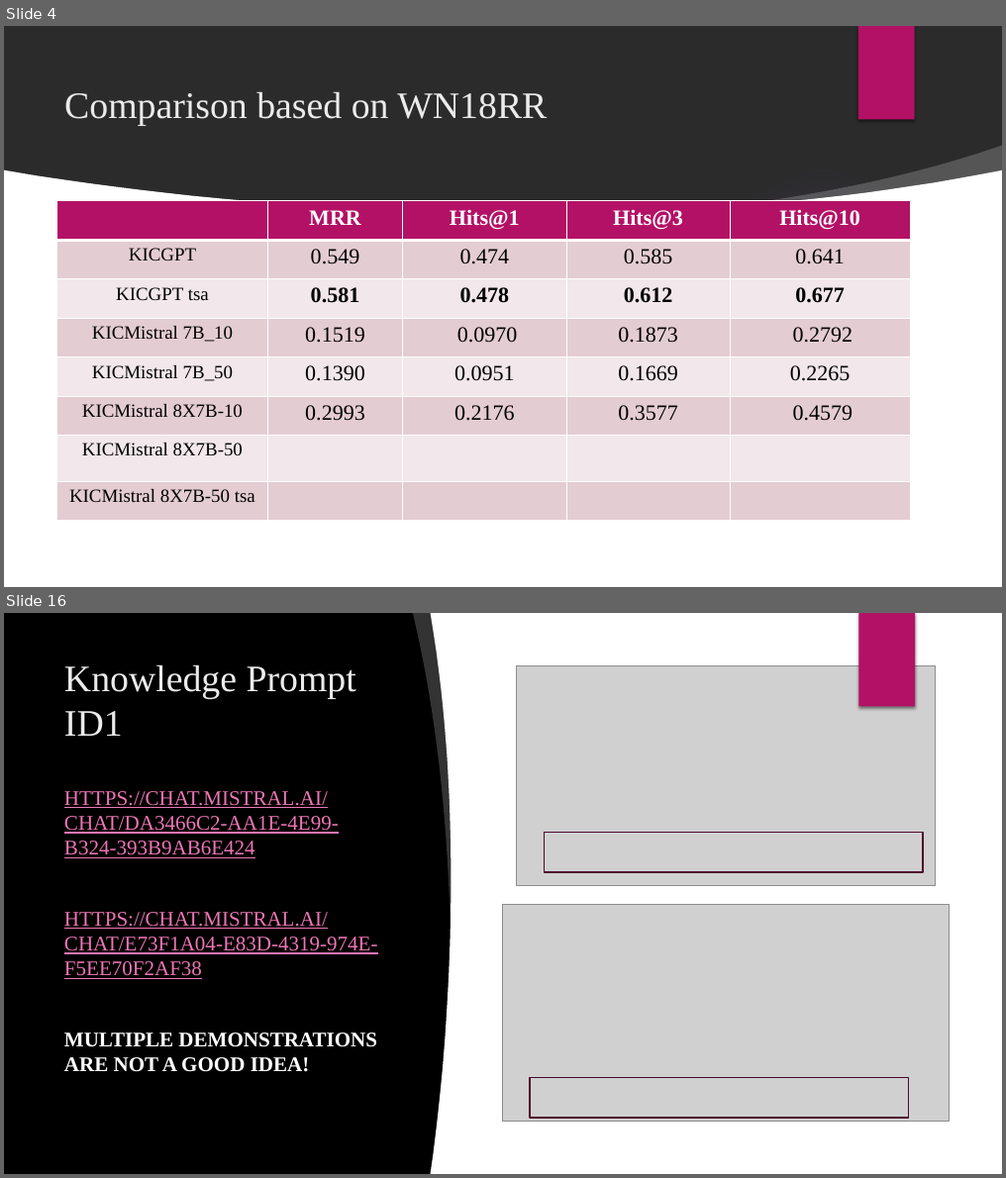
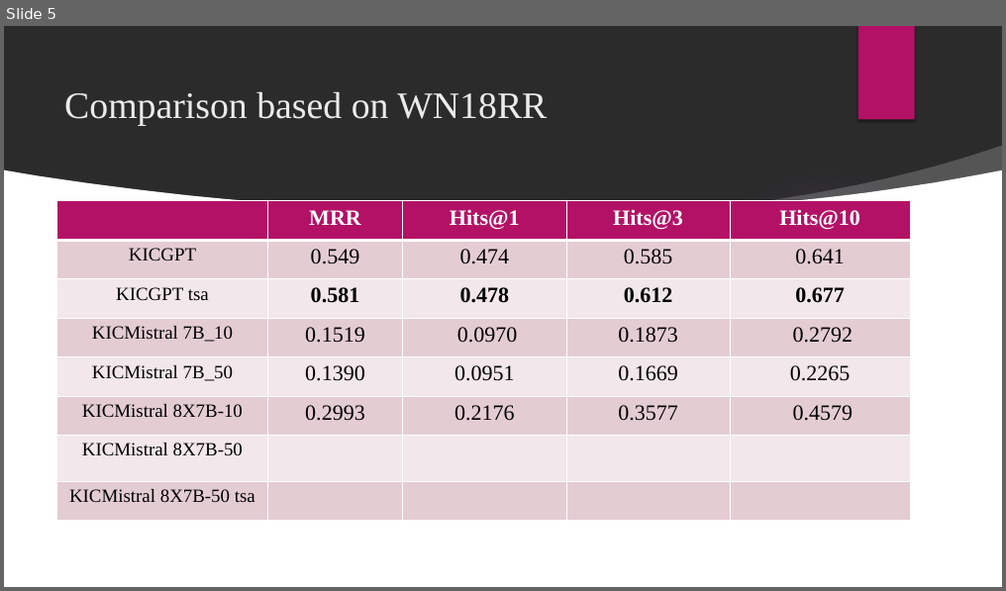
Before and after one commit to ZHAOTransparentAI/KICMISTRAL, a slide deck: KICMistral_pre_v2.pptx. Shown one above the other, each under a label of ours: slides 4 and 16 before the commit, slide 5 after it; the slides between them are not shown. The pictures are 1006x1178 and 1006x591 pixels, drawn with LibreOffice and Linux fonts; fonts in the diff are those of the drawing; grey boxes stand for pictures; background and template pictures are left out; a plain dark background stands for a picture behind light text. Boxes give left, top, right and bottom in pixels: in the first picture for what was removed or moved away, otherwise in the second. Text is boxed around its words. In the diff, an @@ line names an element or a change of style, - is before the commit and + after.

```diff
--- a/KICMistral_pre_v2.pptx
+++ b/KICMistral_pre_v2.pptx
@@ slide 16 removed at box(4, 613, 1002, 1174), background picture (left out) @@
@@ freeform shape removed at box(413, 613, 458, 917) @@
@@ freeform shape removed at box(431, 613, 541, 1174) @@
@@ rectangle removed at box(503, 613, 1002, 1174) @@
@@ rectangle removed at box(858, 613, 915, 707) @@
@@ rectangle removed at box(859, 613, 915, 707) @@
@@ title removed at box(64, 664, 356, 736) @@
-Knowledge Prompt ID1
@@ picture removed at box(517, 666, 936, 885) @@
@@ text removed at box(64, 791, 378, 1072) @@
-HTTPS://CHAT.MISTRAL.AI/CHAT/DA3466C2-AA1E-4E99-B324-393B9AB6E424
-HTTPS://CHAT.MISTRAL.AI/CHAT/E73F1A04-E83D-4319-974E-F5EE70F2AF38
-MULTIPLE DEMONSTRATIONS ARE NOT A GOOD IDEA!
@@ rectangle removed at box(545, 833, 924, 872) @@
@@ picture removed at box(503, 905, 948, 1121) @@
@@ rectangle removed at box(531, 1078, 909, 1118) @@
@@ what was slide 4 is now slide 5 @@
```
Also in this commit, not shown: 3 slides changed, 14 other slides removed.
